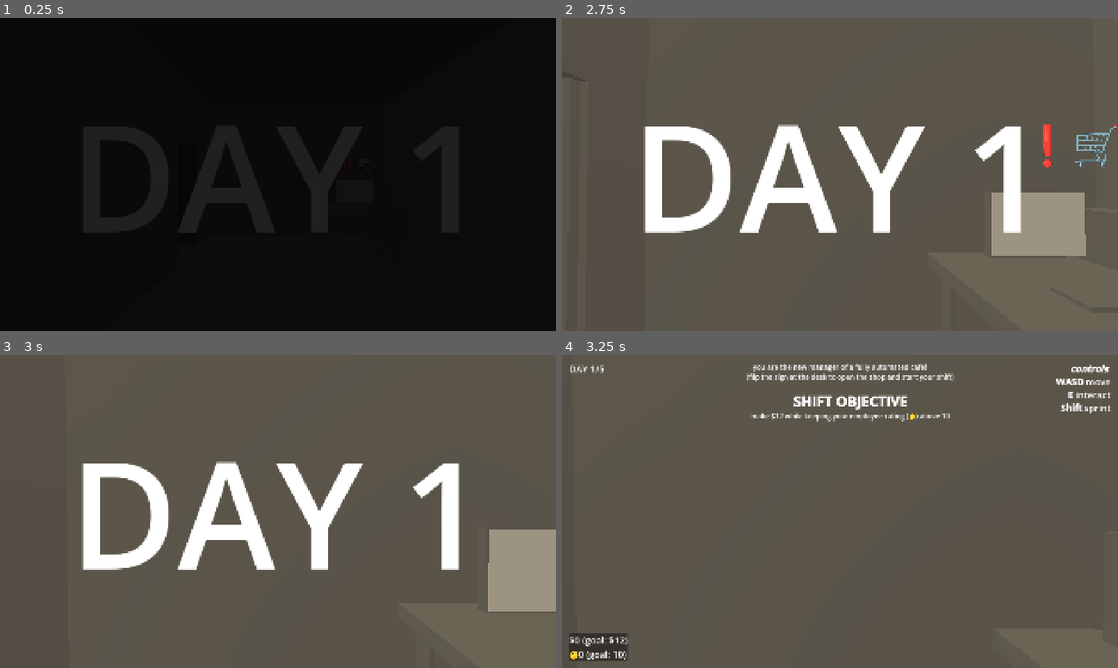
Above: before the commit, frames 1-4 (two rows, left to right).
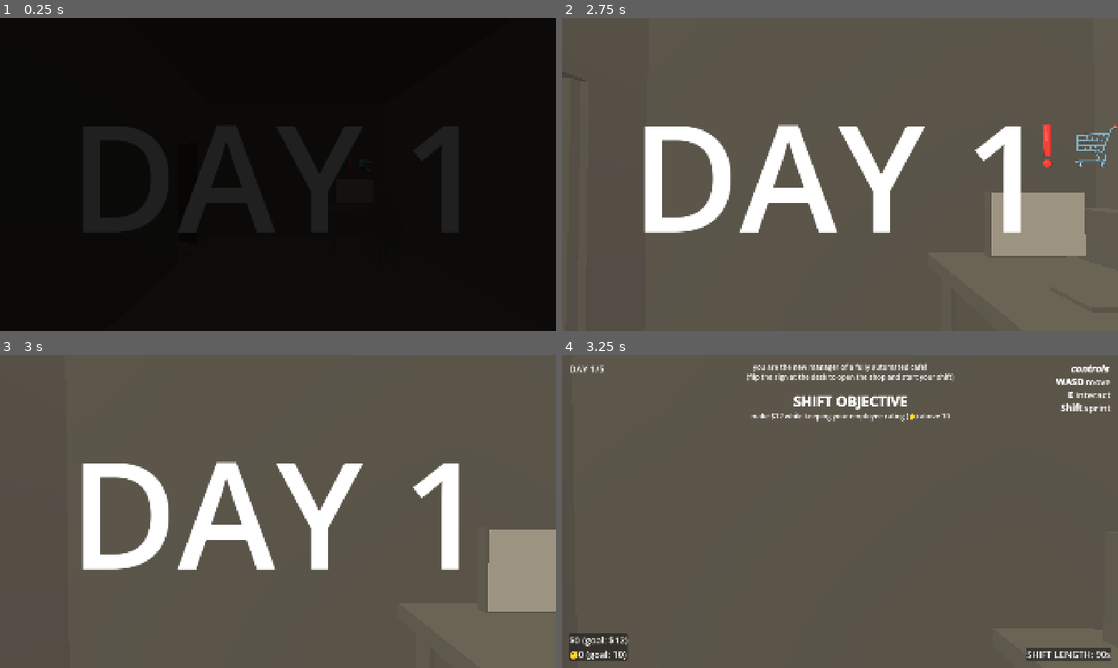
Above: after the commit, the same moments.

Repository: Sunday-Studio-Team/cafe
Game: Godot game, scene res://scene_switcher.tscn
Two runs of this game, one before a commit and one after it. Both use one fixed random seed, a clock stepped at 60 frames per second and the inputs below. The engine's default icon, where the game draws it, is replaced by a stand-in: a white triangle on a blue panel in a dark square.
Inputs (mouse positions are in pixels of both pictures, inside the frame that each line leads up to):
- Up to frame 1 (0.25 s): no input
- Up to frame 2 (2.75 s): tap Enter at 0.5 s; move the mouse to (867, 174) at 0.52 s; hold E (interact) 0.53-1.28 s; hold W (move_forward) from 0.53 s (still down); move the mouse to (812, 174) at 1.27 s; tap Shift (sprint) at 1.35 s; move the mouse to (851, 168) at 2.02 s; tap I at 2.1 s
- Up to frame 3 (3 s): keep holding W (move_forward); move the mouse to (272, 517) at 2.77 s; tap E (interact) at 2.85 s
- Up to frame 4 (3.25 s): keep holding W (move_forward)

Frames 1-3 are identical in both runs. In frame 4, 0.6% of the frame differs, in the area x 83-99%, y 93-98%.

Commit message:
show shift length in ui before shift start

Diff:
--- a/godot/ui/pc/ui.gd
+++ b/godot/ui/pc/ui.gd
@@ -178,8 +178,10 @@
 
 
 func update_time_indicator() -> void:
-	time_left_label.visible = not game_timer.is_stopped()
-	time_left_label.text = "TIME LEFT IN SHIFT: %ss" % int(game_timer.time_left)
+	if game_timer.is_stopped():
+		time_left_label.text = "SHIFT LENGTH: %ss" % int(game_timer.wait_time)
+	else:
+		time_left_label.text = "TIME LEFT IN SHIFT: %ss" % int(game_timer.time_left)
 
 
 func update_interactable_ui() -> void:
